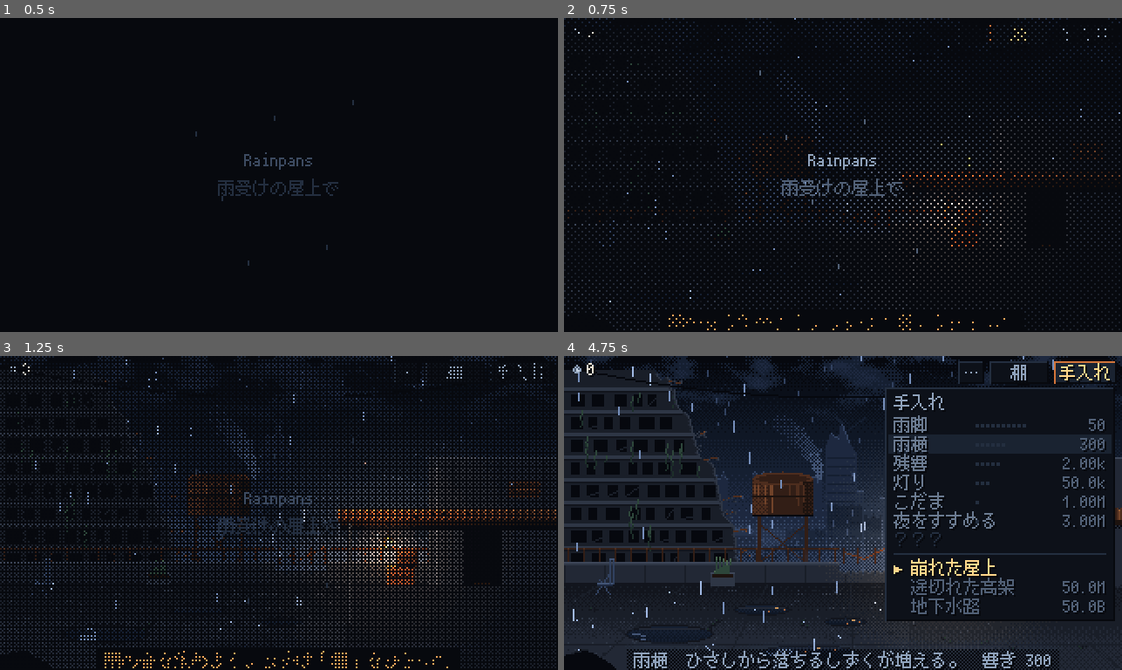
Above: before the commit, frames 1-4 (two rows, left to right).
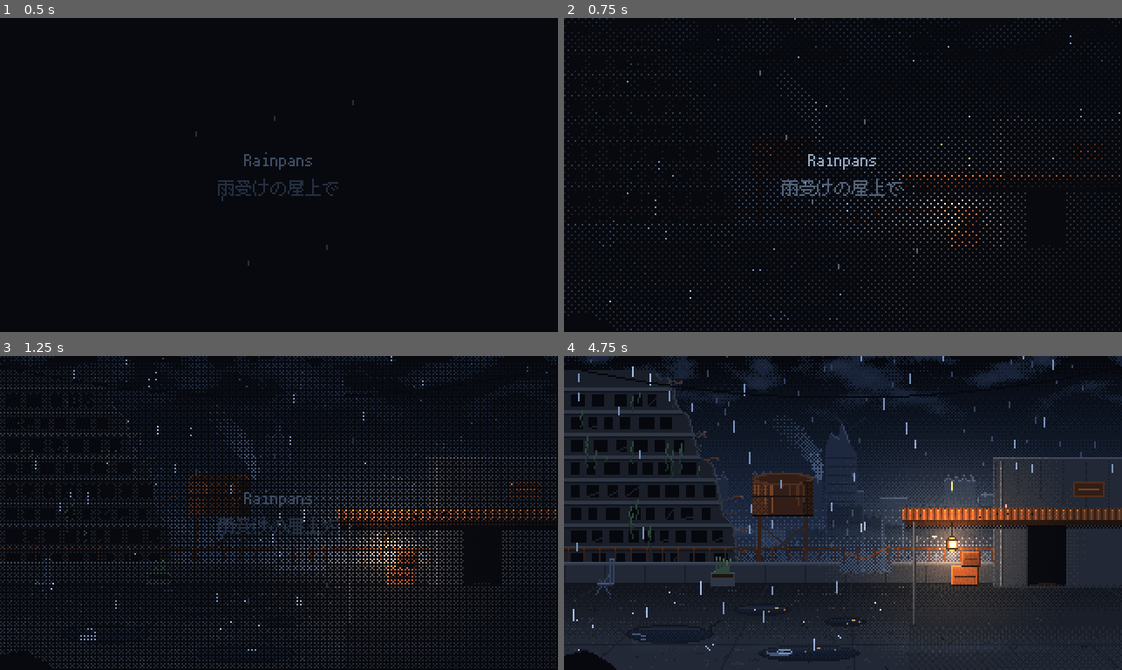
Above: after the commit, the same moments.

Repository: Tatsubooom/rainpans
Game: Godot game, scene res://src/main.tscn
The game is run twice, just before and just after one commit, with the same random seed, the same clock (stepped at 60 frames per second) and the same inputs.
Inputs (mouse positions are in pixels of both pictures, inside the frame that each line leads up to):
- Up to frame 1 (0.5 s): no input
- Up to frame 2 (0.75 s): tap Enter at 0.5 s; move the mouse to (965, 159) at 0.52 s; hold D from 0.53 s (still down); tap H at 0.6 s; click (965, 159) at 0.67 s
- Up to frame 3 (1.25 s): keep holding D
- Up to frame 4 (4.75 s): release D at 1.25 s; drag from (731, 528) to (815, 575) at 1.27 s; move the mouse to (898, 443) at 2.02 s; hold D 2.03-2.75 s; tap Tab at 2.1 s; tap H at 2.3, 3.8 s; drag from (843, 415) to (675, 465) at 2.77 s; move the mouse to (1010, 560) at 3.52 s; hold A 3.53-4.25 s; tap U at 3.6 s; drag from (999, 503) to (759, 434) at 4.27 s

Frame 1 is identical in both runs. In frame 2, 0.6% of the frame differs, in the area x 1-100%, y 2-100%; in frame 3, 1.5%; in frame 4, 23%, in the area x 1-100%, y 1-100%.

Commit message:
Photo mode (H); tune the ending's price
Co-Authored-By: Claude Opus 5.5 <noreply@anthropic.com>
Claude-Session: https://claude.ai/code/session_01M7oSE8hXtKqED1R5wCUNDn

Diff:
--- a/src/autoload/game.gd
+++ b/src/autoload/game.gd
@@ -44,7 +44,7 @@
 	"wait": {
 		"name": "雨上がりを待つ",
 		"desc": "いちばん深い場所で、雨がやむのを待つ。",
-		"base": 2.0e13, "growth": 1.0, "max": 1, "requires": "canal",
+		"base": 5.0e12, "growth": 1.0, "max": 1, "requires": "canal",
 	},
 }
 
--- a/src/ui/hud.gd
+++ b/src/ui/hud.gd
@@ -175,6 +175,9 @@
 				toggle_upgrades()
 			KEY_ESCAPE:
 				toggle_settings()
+			KEY_H:
+				# Photo mode: hide every bit of UI until H is pressed again.
+				root.visible = not root.visible
 
 
 # ---------------------------------------------------------------------------
Not shown, changed: README.md
